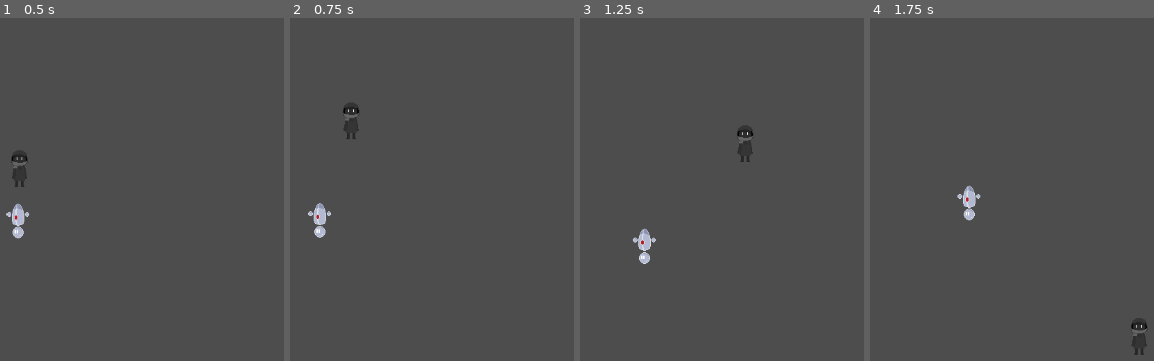
Above: before the commit, frames 1-4 (left to right).
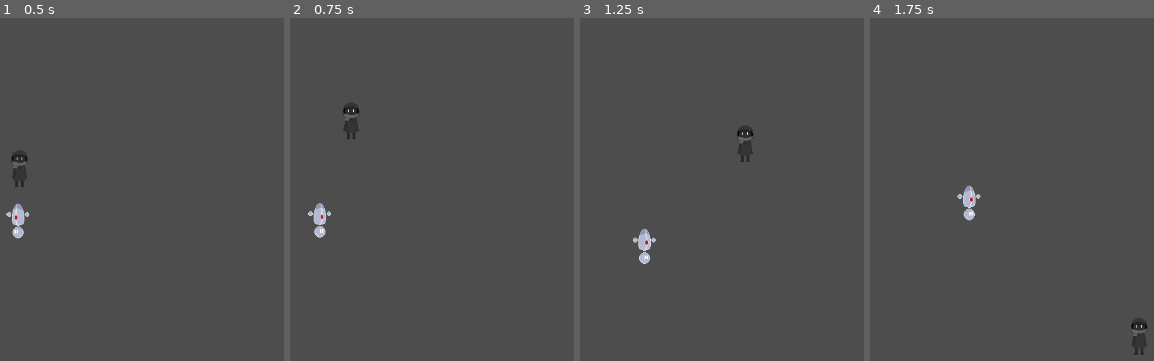
Above: after the commit, the same moments.

Repository: miniaturity/campfire-nyc
Game: Godot game, scene res://scenes/test_scene.tscn
The game is run twice, just before and just after one commit, with the same random seed, the same clock (stepped at 60 frames per second) and the same inputs. The project has no main scene, so this scene is started directly.
Inputs:
- Up to frame 1 (0.5 s): no input
- Up to frame 2 (0.75 s): tap Enter (ui_accept) at 0.5 s; hold Right (ui_right) from 0.53 s (still down); hold E (switch_controls) from 0.53 s (still down)
- Up to frame 3 (1.25 s): keep holding Right (ui_right); keep holding E (switch_controls); tap Enter (ui_accept) at 0.77 s
- Up to frame 4 (1.75 s): keep holding Right (ui_right); release E (switch_controls) at 1.28 s; tap E (switch_controls) at 1.35 s; tap Enter (ui_accept) at 1.52 s

Frame 1 is identical in both runs. In frame 2, 0.1% of the frame differs, in the area x 9-12%, y 54-64%; in frame 3, less than 0.1%; in frame 4, less than 0.1%.

Commit message:
Robot now flips direction depending on last button pressed

Diff:
--- a/src/robot_player.gd
+++ b/src/robot_player.gd
@@ -1,6 +1,11 @@
 extends CharacterBody2D
 
 @onready var animation_player: AnimationPlayer = $AnimationPlayer
+
+@onready var body: Sprite2D = $Body
+@onready var hand_1: Sprite2D = $Body/Hand1
+@onready var hand_2: Sprite2D = $Body/Hand2
+@onready var head: Sprite2D = $Body/Head
 
 const SPEED = 100.0
 const JUMP_VELOCITY = 300.0
@@ -10,6 +15,20 @@
 func _ready() -> void:
 	animation_player.play("floaty")
 
+func _flip_based_on_direction(direction: float):
+	if direction == 0:
+		return
+	if direction == 1:
+		body.flip_h = true
+		hand_1.flip_h = true
+		hand_2.flip_h = true
+		head.flip_h = true
+	else:
+		body.flip_h = false
+		hand_1.flip_h = false
+		hand_2.flip_h = false
+		head.flip_h = false
+
 func _unhandled_input(event: InputEvent) -> void:
 	if not in_control:
 		return
@@ -18,6 +37,8 @@
 		velocity.y = JUMP_VELOCITY
 	# As good practice, you should replace UI actions with custom gameplay actions.
 	var direction := Input.get_axis("ui_left", "ui_right")
+	_flip_based_on_direction(direction)
+
 	if direction:
 		velocity.x = direction * SPEED
 	else:
